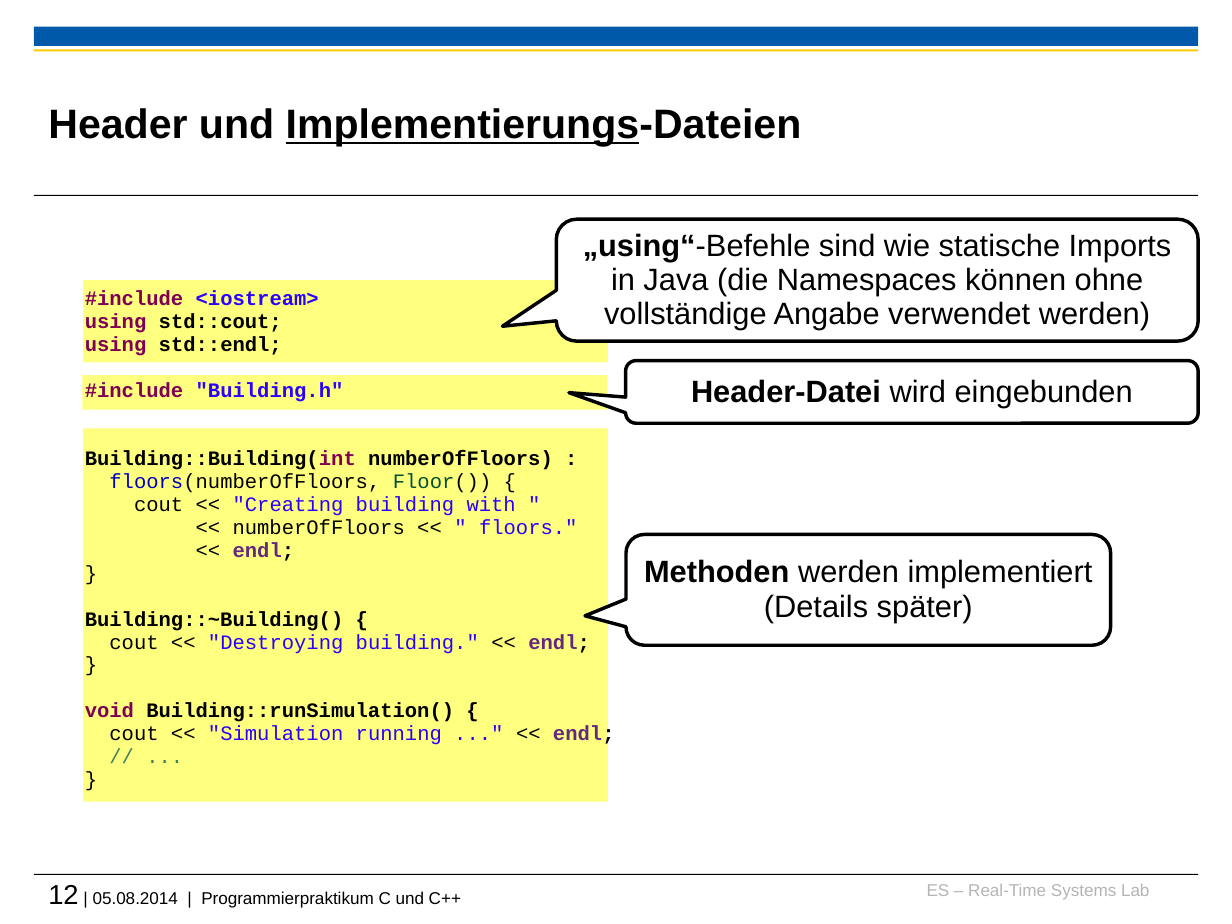
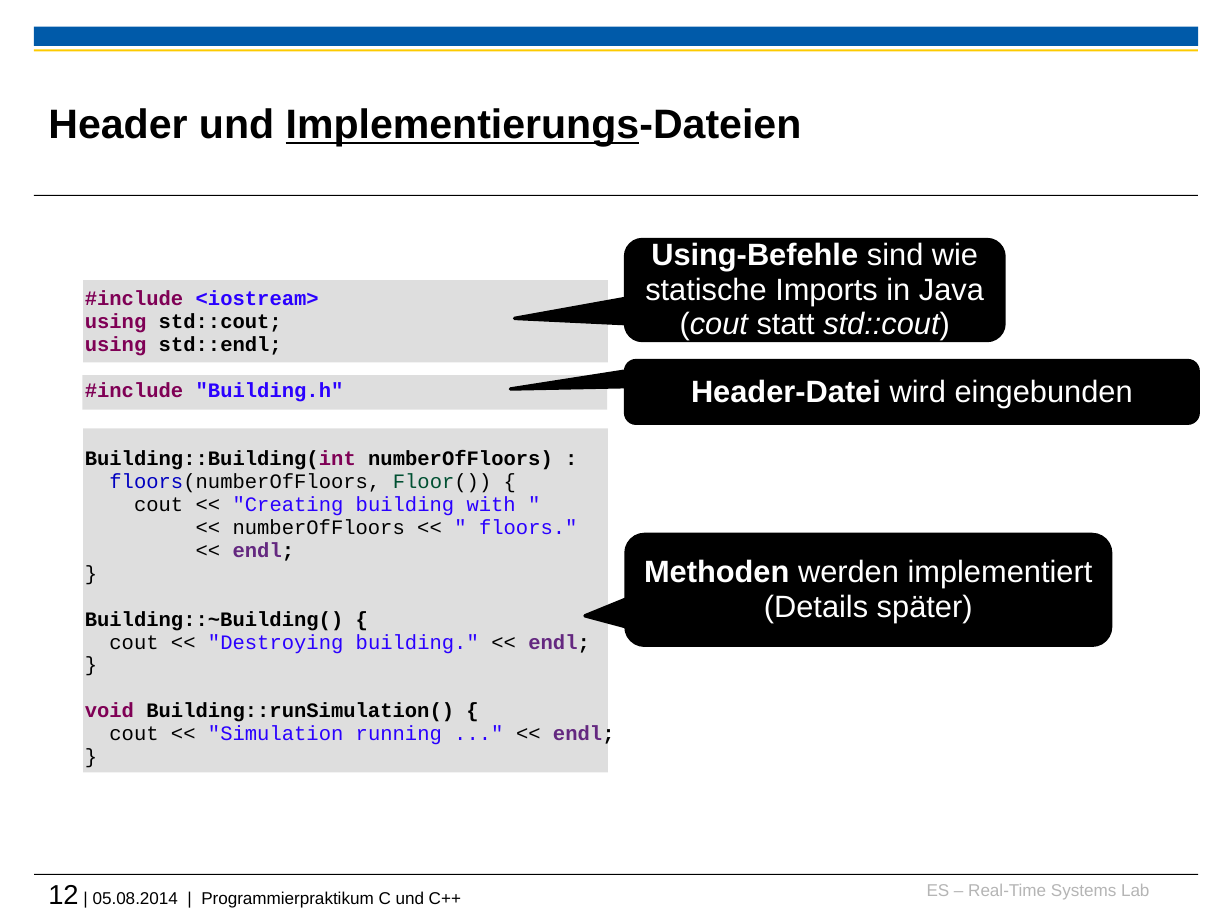
Before and after one commit to h82k/tud-cppp, a slide deck: slide 12 of Vorlesung/1 Einführung.pptx. Drawn at 1232x924 pixels with LibreOffice and Linux fonts; fonts in the diff are those of the drawing; background and template pictures are left out. Boxes give left, top, right and bottom in pixels: in the first picture for what was removed or moved away, otherwise in the second. Text is boxed around its words. In the diff, an @@ line names an element or a change of style, - is before the commit and + after.

```diff
--- a/Vorlesung/1 Einführung.pptx
+++ b/Vorlesung/1 Einführung.pptx
@@ text at [85, 291, 615, 745]: paragraph removed @@
-// ...
@@ rounded speech box "Using-Befehle sind wie statische Imports ...": place and size @@
-rounded speech box "Using-Befehle sind wie statische Imports ..." at [557, 219, 1199, 341]
+rounded speech box "Using-Befehle sind wie statische Imports ..." at [626, 239, 1004, 340]
@@ rounded speech box "Using-Befehle sind wie statische Imports ..." at [626, 239, 1004, 340]: fill #FFFFFF to #000000; proportions changed @@
@@ text in rounded speech box at [645, 242, 984, 340]: text changed; text colour #000000 to #FFFFFF @@
-„using“-Befehle sind wie statische Imports in Java (die Namespaces können ohne vollständige Angabe verwendet werden)
+Using-Befehle sind wie statische Imports in Java
+(cout statt std::cout)
@@ rounded speech box "Header-Datei wird eingebunden" at [626, 361, 1199, 424]: text colour #000000 to #FFFFFF; fill #FFFFFF to #000000; proportions changed @@
@@ fill #FFFF00 at 50% opacity to #BFBFBF at 50% opacity in 3 elements at [83, 376, 607, 410], [84, 280, 609, 362], [84, 429, 609, 772] @@
@@ rectangle: place and size @@
-rectangle at [84, 429, 609, 802]
+rectangle at [84, 429, 609, 772]
@@ rounded speech box "Methoden werden implementiert" at [626, 535, 1110, 646]: text colour #000000 to #FFFFFF; fill #FFFFFF to #000000 @@
```
Also in this commit, not shown: 10 other slides changed, 2 slides added, 2 other files.
